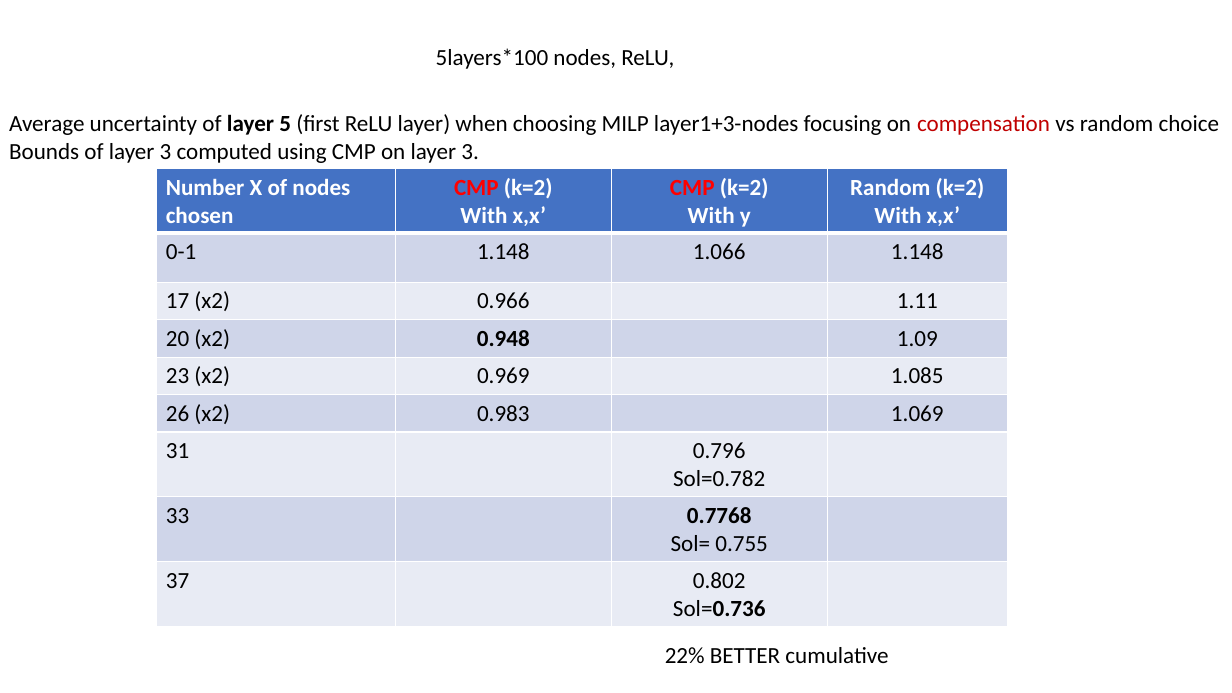
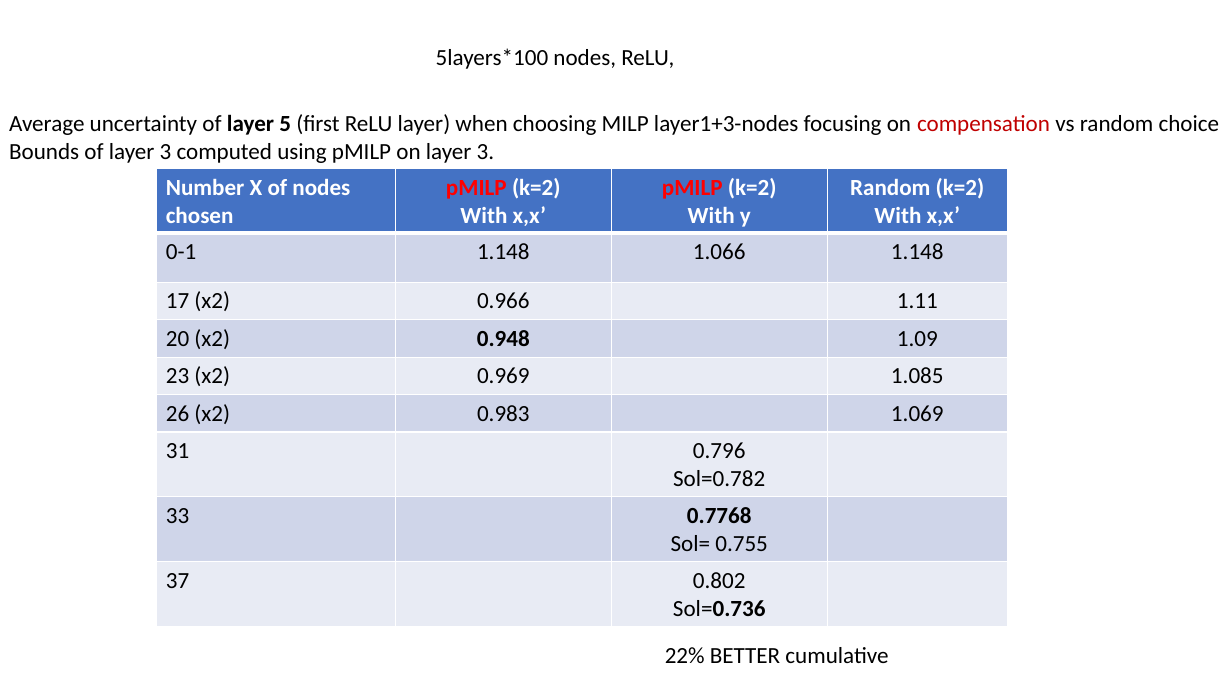
Before and after one commit to blaisegenest/vericompensate, a slide deck: slide 20 of lipschitz/Liptscitz.pptx (slide 14 before the commit). Drawn at 1232x693 pixels with LibreOffice and Linux fonts; fonts in the diff are those of the drawing. Boxes give left, top, right and bottom in pixels: in the first picture for what was removed or moved away, otherwise in the second. Text is boxed around its words. In the diff, an @@ line names an element or a change of style, - is before the commit and + after.

```diff
--- a/lipschitz/Liptscitz.pptx
+++ b/lipschitz/Liptscitz.pptx
@@ text at [9,143,495,163]: text changed @@
-Bounds of layer 3 computed using CMP on layer 3.
+Bounds of layer 3 computed using pMILP on layer 3.
@@ table at [157,168,1008,626] @@
-row 1, column 2: CMP (k=2) / With x,x’
+row 1, column 2: pMILP (k=2) / With x,x’
-row 1, column 3: CMP (k=2) / With y
+row 1, column 3: pMILP (k=2) / With y
```
Also in this commit, not shown: 11 other slides changed, 6 slides added, 2 other files.
